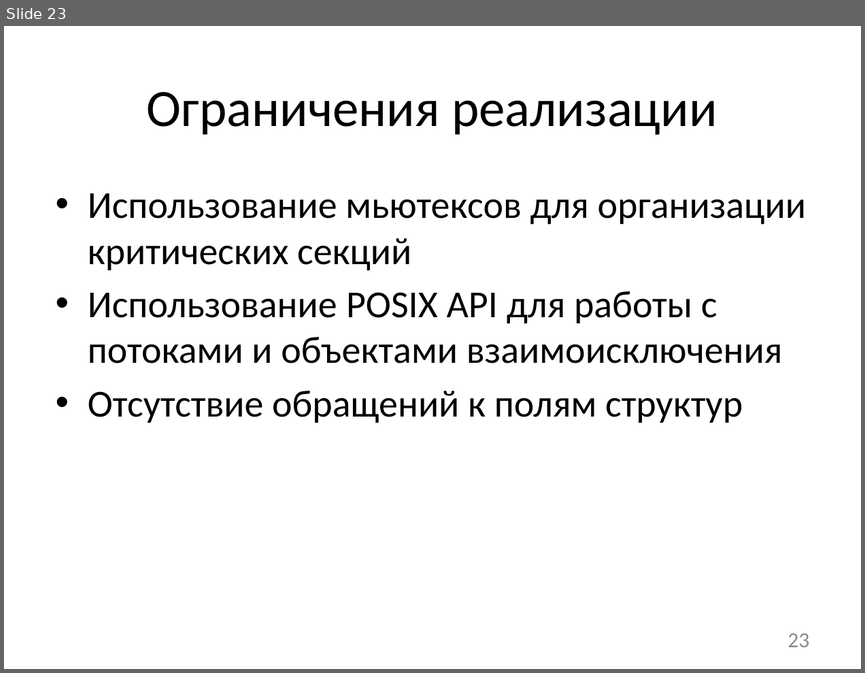
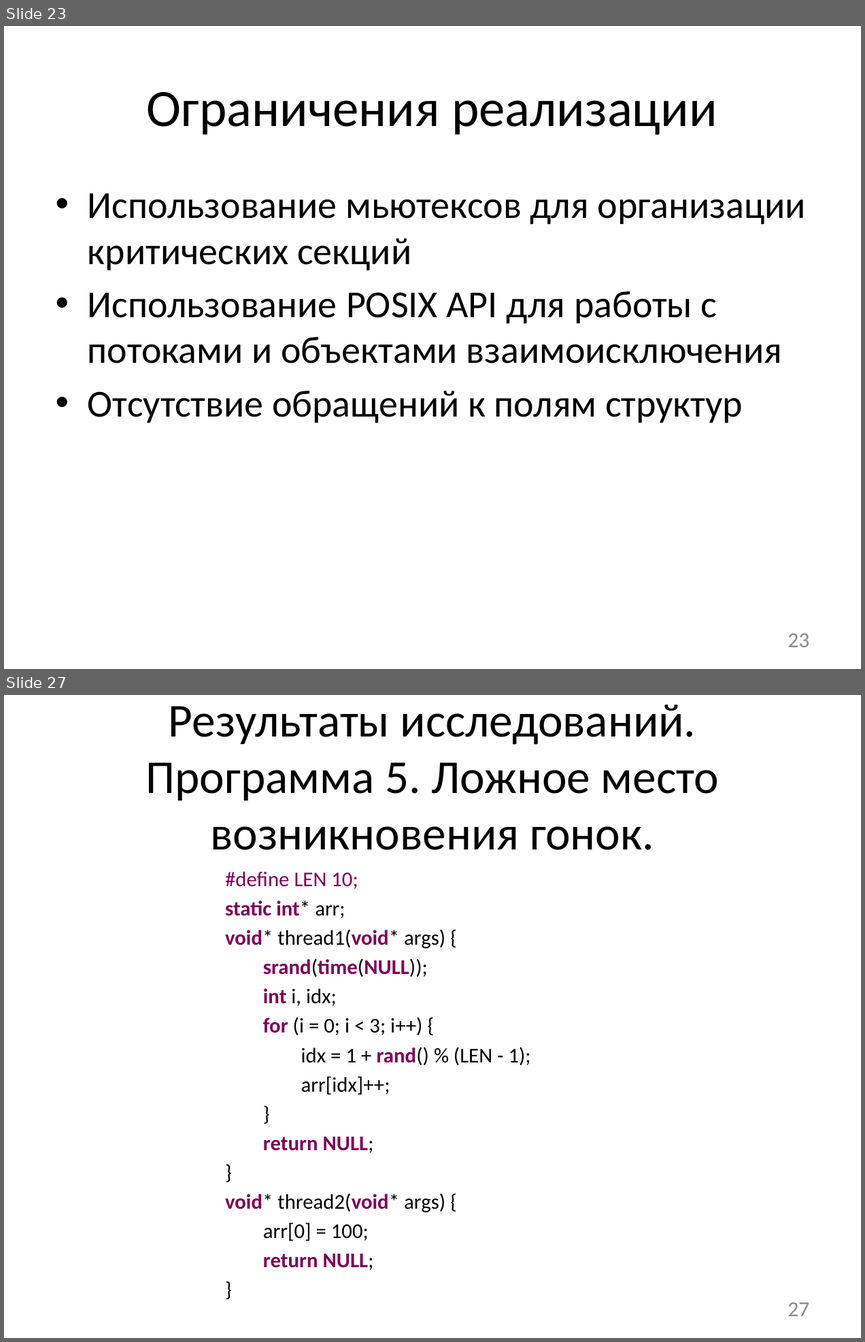
Before and after one commit to afrolovskiy/diplom, a slide deck: presentations/diplom/static race detection.pptx. Shown one above the other, each under a label of ours: slide 23 before the commit, slides 23 and 27 after it; the slides between them are not shown. The pictures are 865x673 and 865x1342 pixels, drawn with LibreOffice and Linux fonts; fonts in the diff are those of the drawing. Boxes give left, top, right and bottom in pixels: in the first picture for what was removed or moved away, otherwise in the second. Text is boxed around its words. In the diff, an @@ line names an element or a change of style, - is before the commit and + after.

```diff
--- a/presentations/diplom/static race detection.pptx
+++ b/presentations/diplom/static race detection.pptx
@@ slide 27 added at [4, 695, 861, 1338], background #FFFFFF @@
@@ title added at [145, 705, 719, 850], 39.6 pt, text #000000 @@
+Результаты исследований. Программа 5. Ложное место возникновения гонок.
@@ text added at [225, 871, 531, 1241], 17.6 pt, text #000000 @@
+#define LEN 10;
+static int* arr;
+void* thread1(void* args) {
+srand(time(NULL));
+int i, idx;
+for (i = 0; i < 3; i++) {
+idx = 1 + rand() % (LEN - 1);
+arr[idx]++;
+}
+return NULL;
+}
+void* thread2(void* args) {
+arr[0] = 100;
+return NULL;
+}
@@ page number added at [787, 1302, 809, 1316], 18 pt, text #8C8C8C @@
+27
```
Also in this commit, not shown: 4 other slides added, 1 slide removed.
